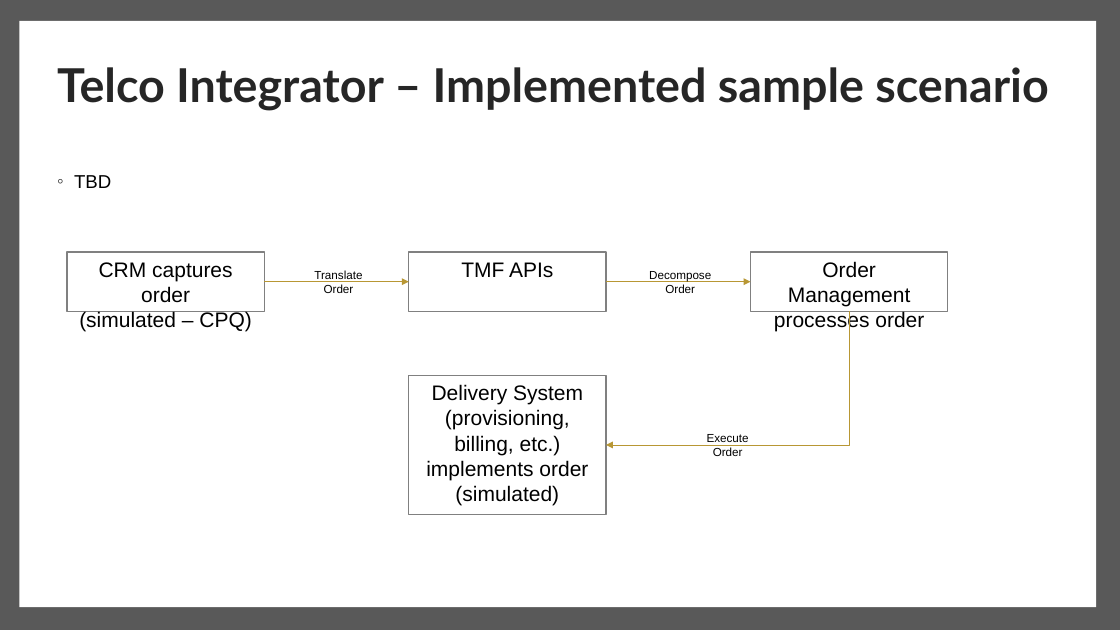
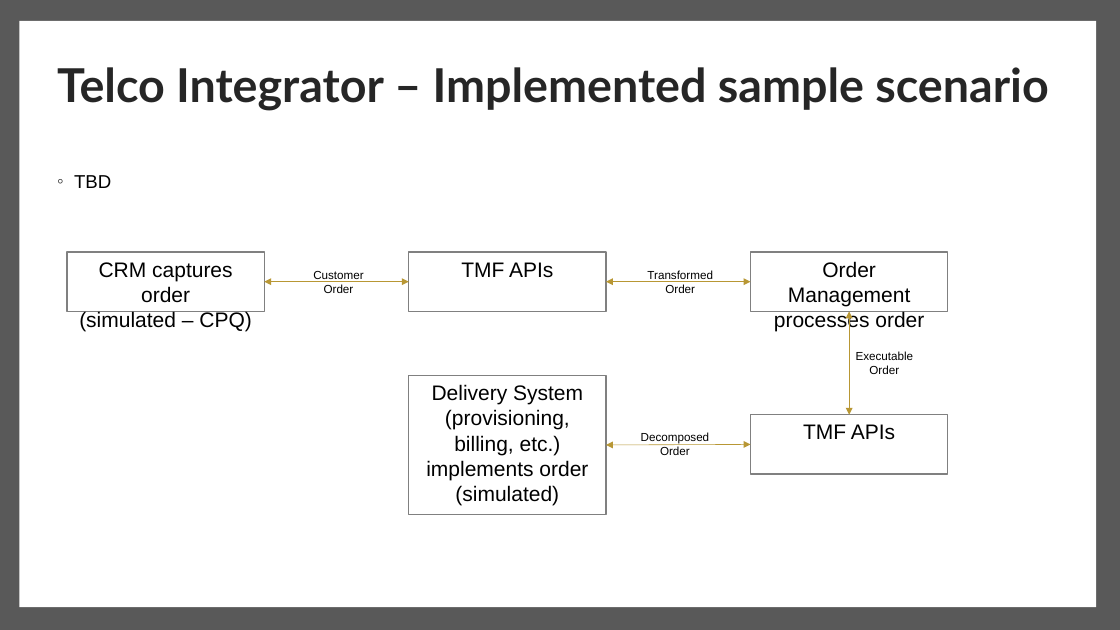
Before and after one commit to IBM/telco-integrator, a slide deck: slide 17 of Business/Telco Integrator - Business Case.pptx. Drawn at 1120x630 pixels with LibreOffice and Linux fonts; fonts in the diff are those of the drawing. Boxes give left, top, right and bottom in pixels: in the first picture for what was removed or moved away, otherwise in the second. Text is boxed around its words. In the diff, an @@ line names an element or a change of style, - is before the commit and + after.

Commit message:
Update Telco Integrator - Business Case.pptx
Updated client presentation

```diff
--- a/Business/Telco Integrator - Business Case.pptx
+++ b/Business/Telco Integrator - Business Case.pptx
@@ arrow (265, 281) - (409, 281): arrow to double arrow @@
@@ text at <box>313,271,363,282</box>: text changed @@
-Translate
+Customer
@@ arrow (606, 281) - (751, 281): arrow to double arrow @@
@@ text at <box>647,270,713,282</box>: text changed @@
-Decompose
+Transformed
@@ elbow arrow removed from (849, 312) to (606, 445) @@
@@ double arrow added from (849, 312) to (849, 415), #B89734 0.5 pt @@
@@ text added at <box>856,351,914,374</box>, 10 pt, text #000000 @@
+Executable
+Order
@@ rectangle added at <box>751,415,949,475</box>, outline #808080 1 pt, 18 pt, text #000000 @@
+TMF APIs
@@ double arrow added from (751, 444) to (606, 445), #B89734 0.5 pt @@
@@ text "Decomposed": place and size @@
-text "Decomposed" at <box>707,434,749,456</box>
+text "Decomposed" at <box>641,432,710,455</box>
@@ text at <box>641,432,710,444</box>: text changed @@
-Execute
+Decomposed
```
Also in this commit, not shown: 2 other slides changed.
